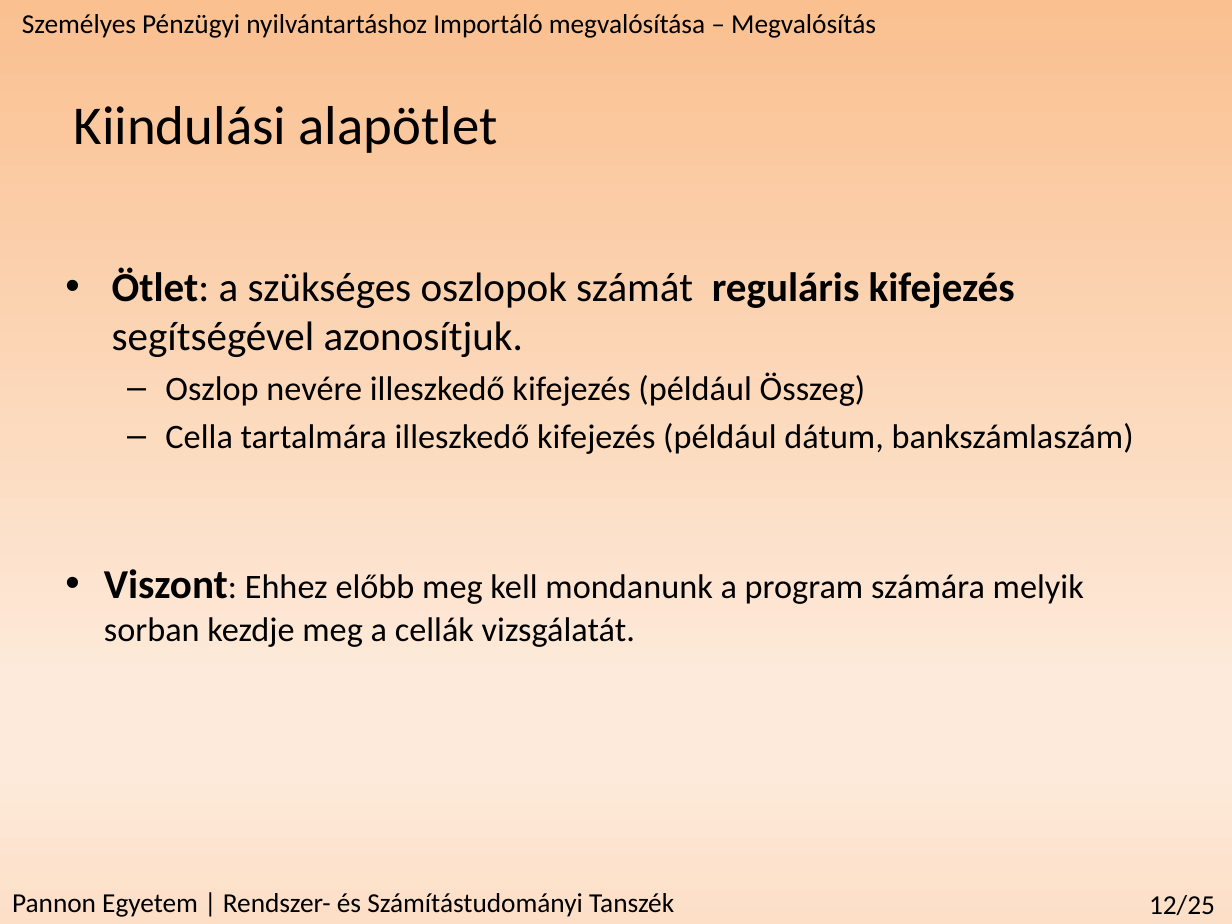
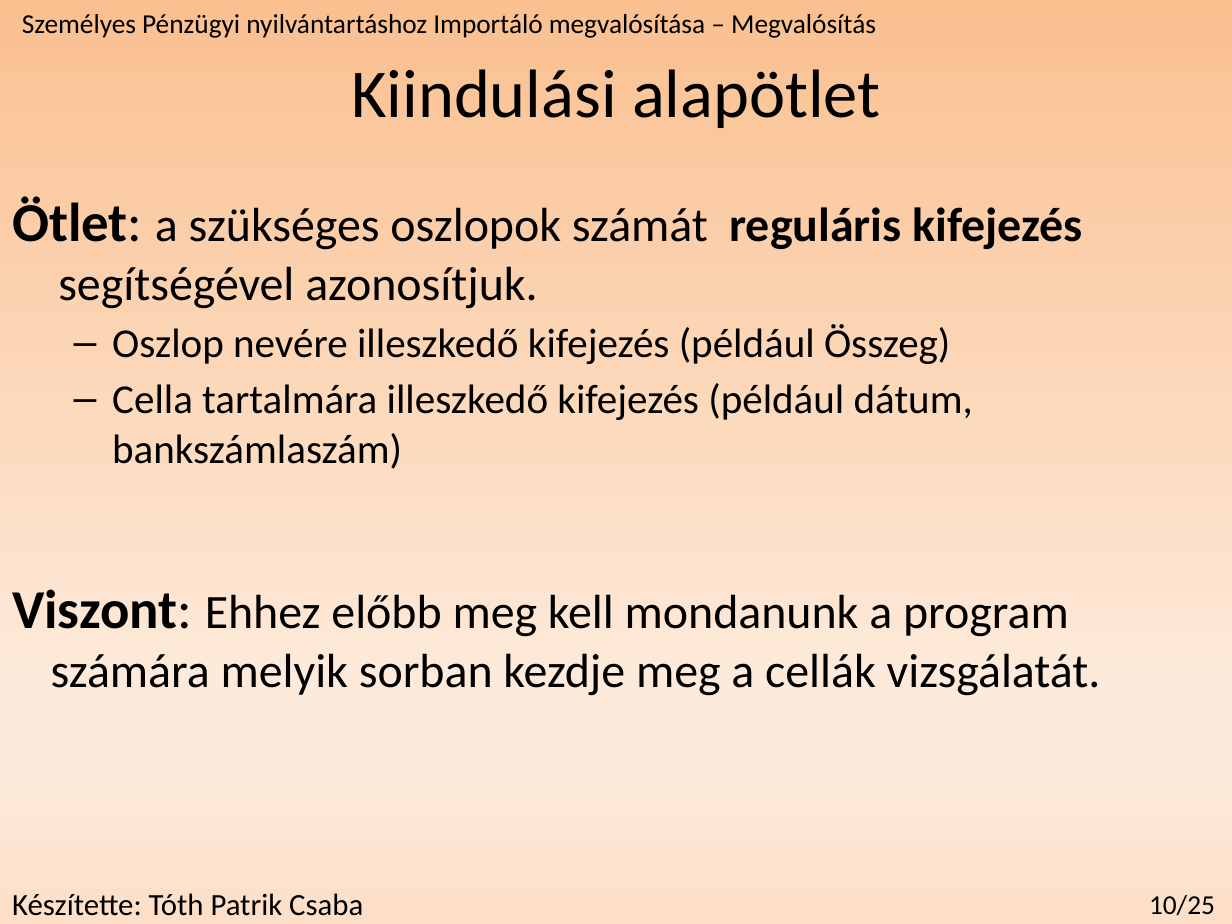
Before and after one commit to redizaar/MoneyManager, a slide deck: slide 10 of féléveselőadás_szakdoga.pptx (slide 12 before the commit). Drawn at 1232x924 pixels with LibreOffice and Linux fonts; fonts in the diff are those of the drawing. Boxes give left, top, right and bottom in pixels: in the first picture for what was removed or moved away, otherwise in the second. Text is boxed around its words. In the diff, an @@ line names an element or a change of style, - is before the commit and + after.

```diff
--- a/féléveselőadás_szakdoga.pptx
+++ b/féléveselőadás_szakdoga.pptx
@@ text "Kiindulási alapötlet": place and size @@
-text "Kiindulási alapötlet" at <box>74,106,498,153</box>
+text "Kiindulási alapötlet" at <box>351,69,880,128</box>
@@ text "Kiindulási alapötlet" at <box>351,69,880,128</box>: size 32 to 40 pt; alignment left to centre @@
@@ text "Ötlet: a szükséges oszlopok számát ...": place and size @@
-text "Ötlet: a szükséges oszlopok számát ..." at <box>104,268,1134,647</box>
+text "Ötlet: a szükséges oszlopok számát ..." at <box>12,196,1101,696</box>
@@ text "Ötlet: a szükséges oszlopok számát ..." at <box>12,196,1101,696</box>: size 24 to 32 pt in "Ötlet:", "Viszont:"; size 24 to 28 pt in "a szükséges oszlopok számát reguláris kifejezés segítségével ..."; size 20 to 24 pt in "Oszlop nevére illeszkedő kifejezés (például Összeg)", "Cella tartalmára illeszkedő kifejezés (például dátum, banksz ..."; size 20 to 32 pt in "Viszont:"; size 20 to 28 pt in "Ehhez előbb meg kell mondanunk a program ..."; bullet • to none @@
@@ text at <box>12,893,363,916</box>: text changed; size 16 to 18 pt @@
-Pannon Egyetem | Rendszer- és Számítástudományi Tanszék
+Készítette: Tóth Patrik Csaba
@@ page number at <box>1149,895,1215,915</box>: text changed @@
-12/25
+10/25
```
Also in this commit, not shown: 13 other slides changed, 1 slide added, 3 slides removed.
